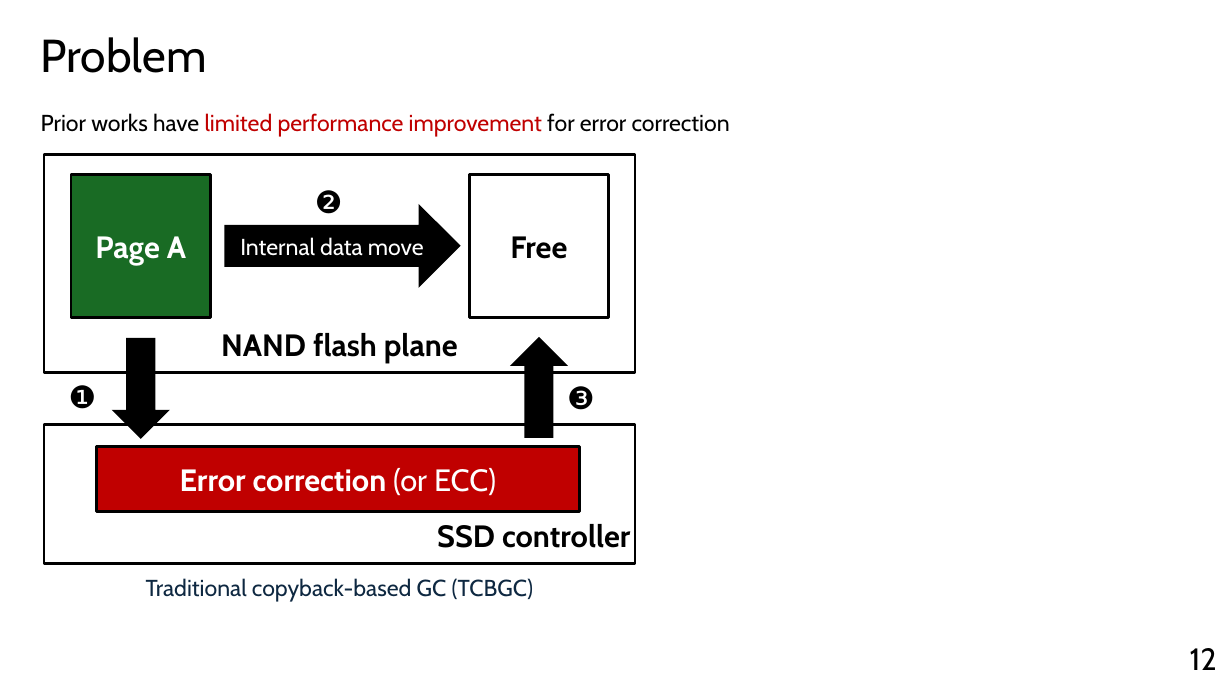
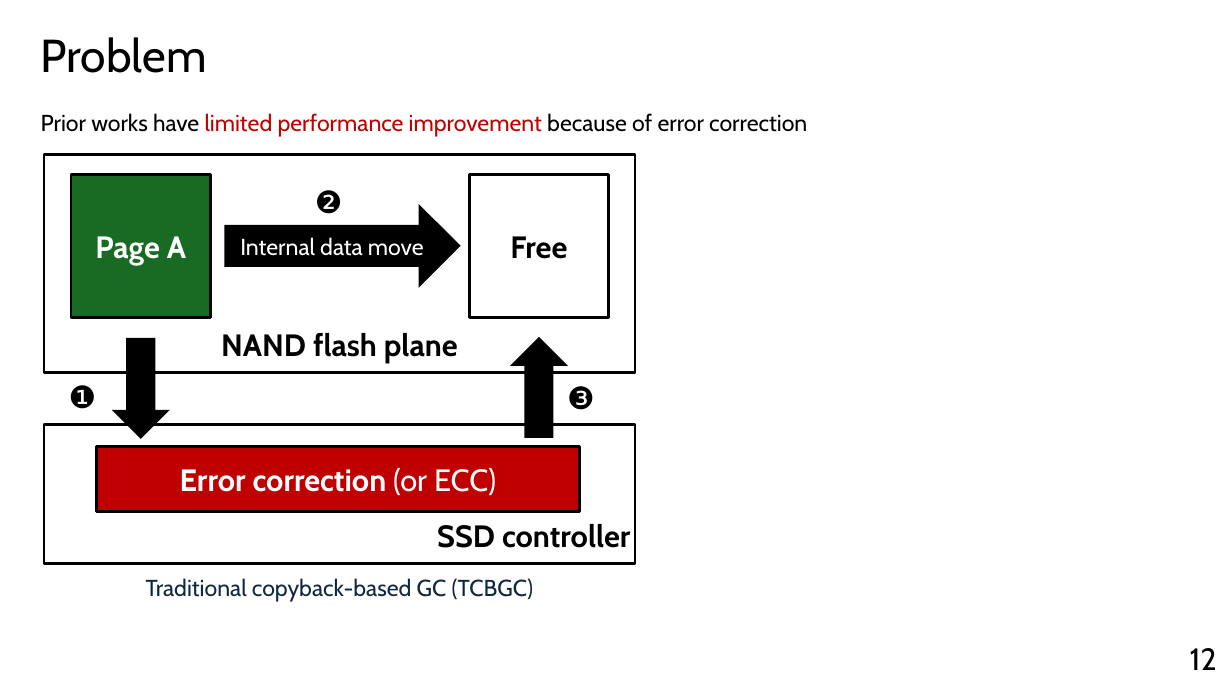
Before and after one commit to yousei-github/StudyNotes, a slide deck: slide 12 of temp/Presentation_Yang Sheng.pptx. Drawn at 1232x693 pixels with LibreOffice and Linux fonts; fonts in the diff are those of the drawing. Boxes give left, top, right and bottom in pixels: in the first picture for what was removed or moved away, otherwise in the second. Text is boxed around its words. In the diff, an @@ line names an element or a change of style, - is before the commit and + after.

```diff
--- a/temp/Presentation_Yang Sheng.pptx
+++ b/temp/Presentation_Yang Sheng.pptx
@@ text at (41,113,807,137): text changed @@
-Prior works have limited performance improvement for error correction
+Prior works have limited performance improvement because of error correction
```
Also in this commit, not shown: 3 other slides changed.
